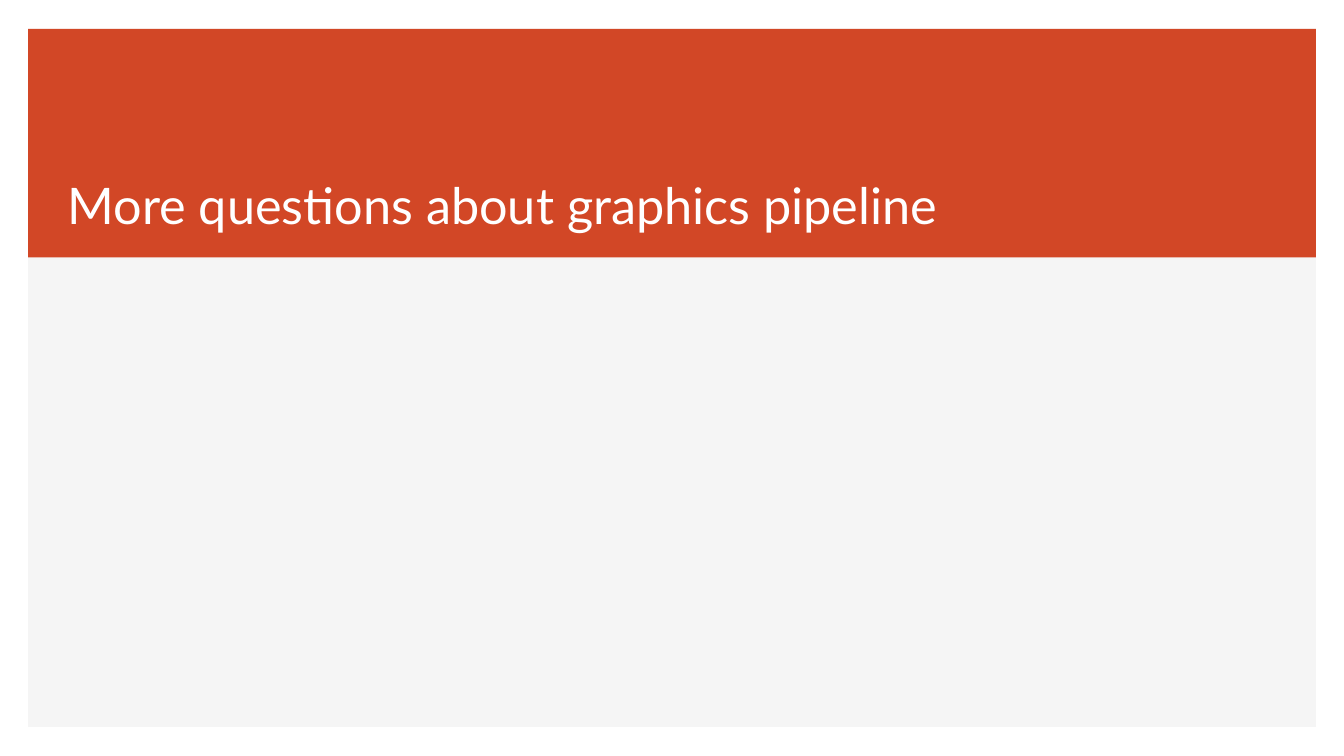
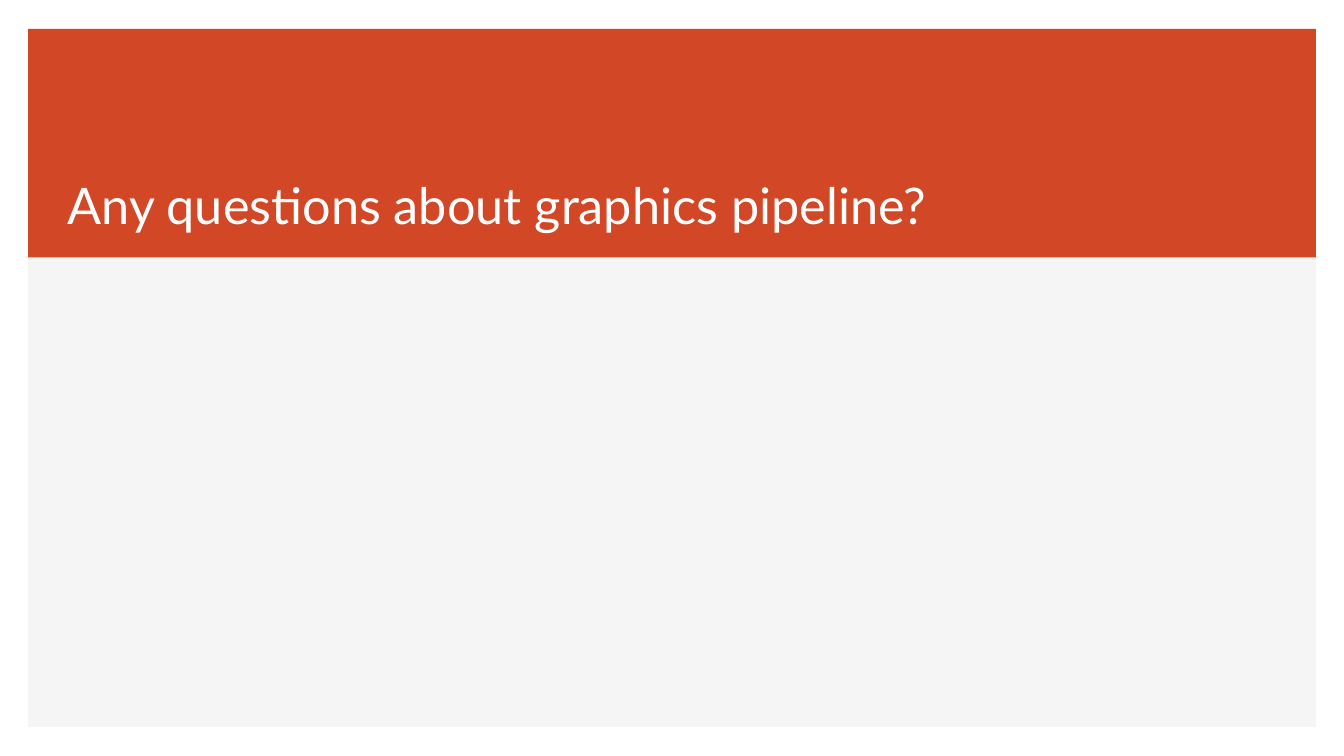
Before and after one commit to wwxhero/graphic_pipeline, a slide deck: slide 10 of Proposal.pptx. Drawn at 1344x756 pixels with LibreOffice and Linux fonts; fonts in the diff are those of the drawing. Boxes give left, top, right and bottom in pixels: in the first picture for what was removed or moved away, otherwise in the second. Text is boxed around its words. In the diff, an @@ line names an element or a change of style, - is before the commit and + after.

```diff
--- a/Proposal.pptx
+++ b/Proposal.pptx
@@ title at [68,187,926,233]: text changed @@
-More questions about graphics pipeline
+Any questions about graphics pipeline?
```
Also in this commit, not shown: 1 other slide changed, 1 slide added, 1 slide removed.
